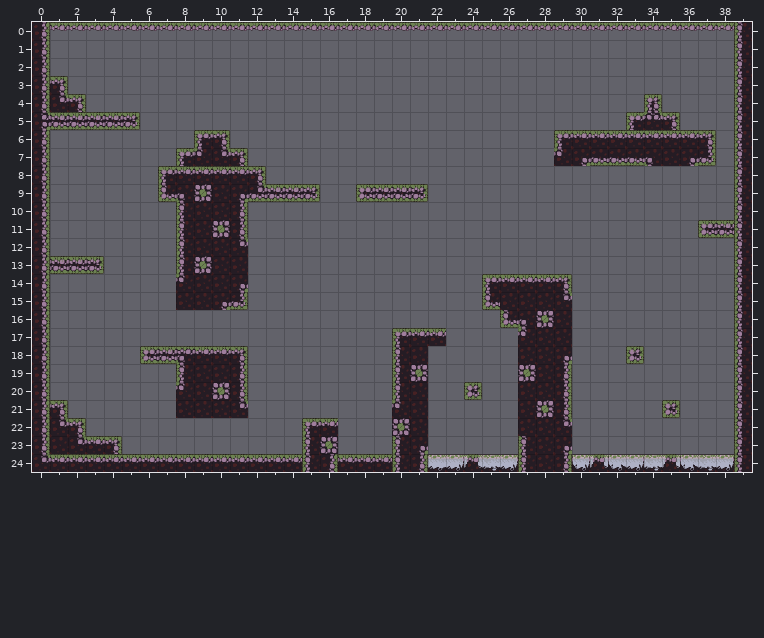
Level history. Tiled map (JSON): assets/maps/map.json. That is the earlier state.
Cells are 32x32 px. Shown: x 0..39, y 0..24.
The result:
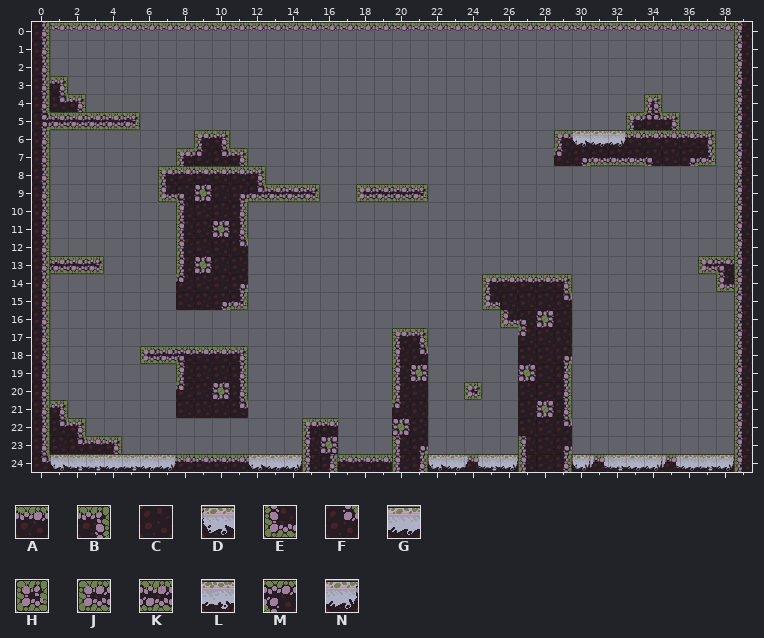
Key: from "Tileset": A 1, B 2, C 11, D 19, E 20, F 23, G 29, H 30, J 31, K 32, L 39, M 40, N 49.
_ is an empty cell.
Diff:
Layer "foreground":
y 6: x 30..32 AAA -> DGN
y 11: x 37..38 JK -> __
y 13: x 37..38 __ -> JM
y 14: x 38 _ -> E
y 17: x 21..22 AA -> B_
y 18: x 21 C -> F; x 33 H -> _
y 21: x 35 H -> _
y 24: x 1..7 AAAAAAA -> DLLGLGN; x 12..14 AAA -> DGN; x 22..23 GN -> DG; x 32..34 DNL -> LGN; x 36 D -> G
